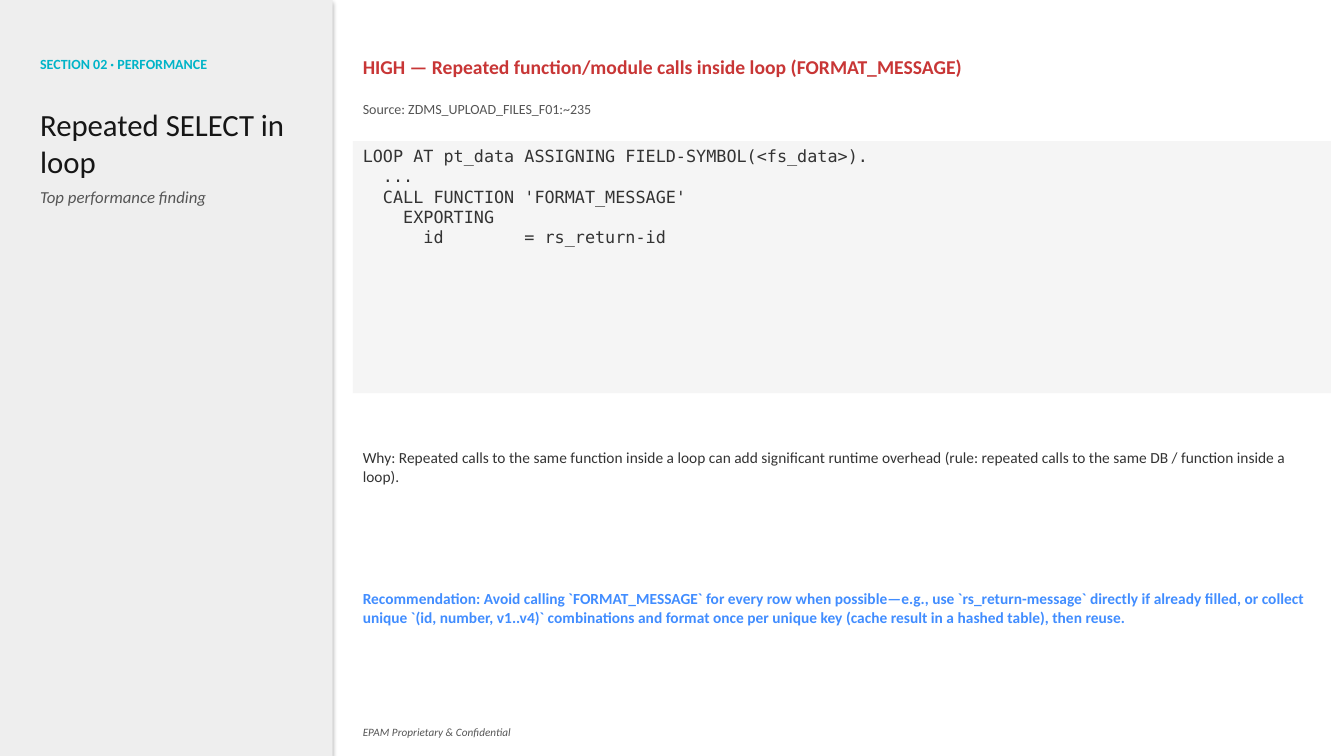
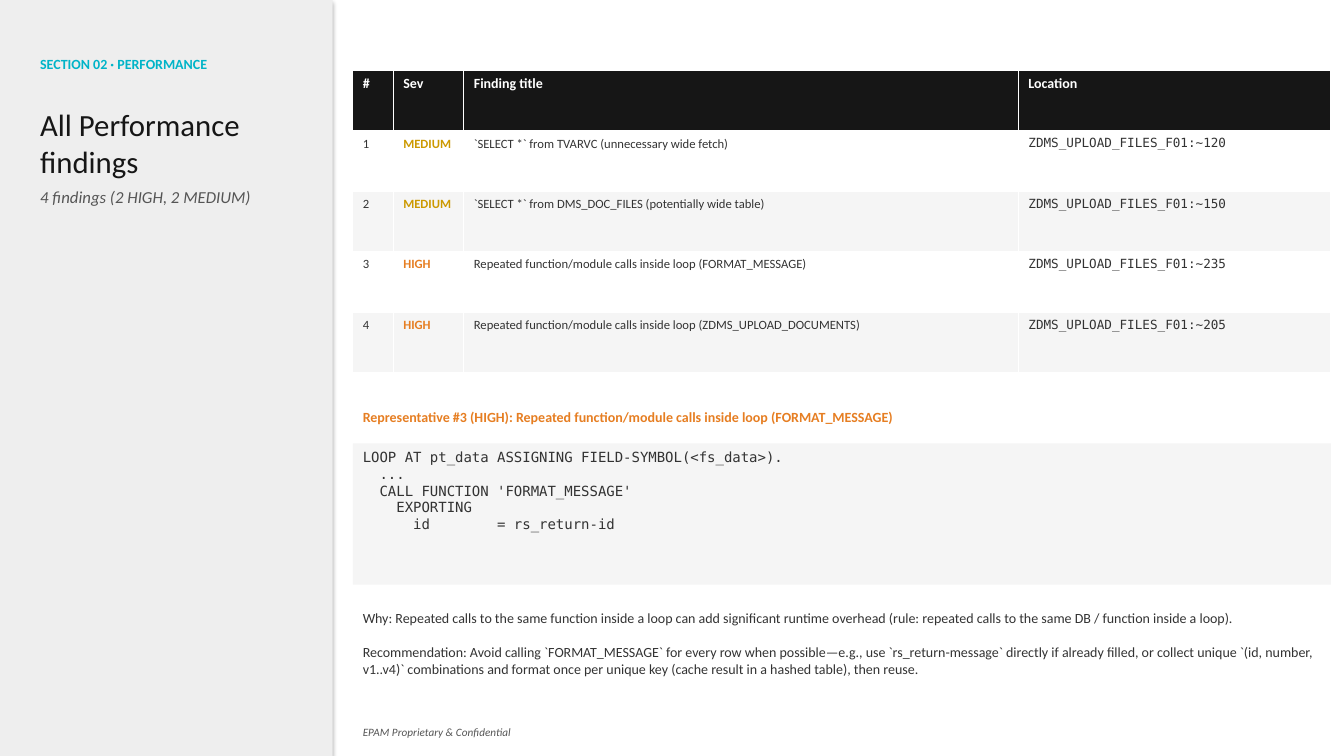
Before and after one commit to fr0ster/cloud-llm-hub, a slide deck: slide 6 of docs/tutorials/code-review/examples/ZDMS_UPLOAD_FILES/report.pptx (slide 7 before the commit). Drawn at 1344x756 pixels with LibreOffice and Linux fonts; fonts in the diff are those of the drawing. Boxes give left, top, right and bottom in pixels: in the first picture for what was removed or moved away, otherwise in the second. Text is boxed around its words. In the diff, an @@ line names an element or a change of style, - is before the commit and + after.

```diff
--- a/docs/tutorials/code-review/examples/ZDMS_UPLOAD_FILES/report.pptx
+++ b/docs/tutorials/code-review/examples/ZDMS_UPLOAD_FILES/report.pptx
@@ table added at [353,71,1331,373], 5 rows, 4 columns @@
+# | Sev | Finding title | Location
+1 | MEDIUM | `SELECT *` from TVARVC (unnecessary wide fetch) | ZDMS_UPLOAD_FILES_F01:~120
+2 | MEDIUM | `SELECT *` from DMS_DOC_FILES (potentially wide table) | ZDMS_UPLOAD_FILES_F01:~150
+3 | HIGH | Repeated function/module calls inside loop (FORMAT_MESSAGE) | ZDMS_UPLOAD_FILES_F01:~235
+4 | HIGH | Repeated function/module calls inside loop (ZDMS_UPLOAD_DOCUMENTS) | ZDMS_UPLOAD_FILES_F01:~205
@@ text at [40,114,250,206]: text changed @@
-Repeated SELECT in loop
-Top performance finding
+All Performance findings
+4 findings (2 HIGH, 2 MEDIUM)
@@ text removed at [363,105,591,116] @@
-Source: ZDMS_UPLOAD_FILES_F01:~235
@@ text at [363,412,893,425]: text changed; size 14 to 10 pt; text colour #C83636 to #E67E22 @@
-HIGH — Repeated function/module calls inside loop (FORMAT_MESSAGE)
+Representative #3 (HIGH): Repeated function/module calls inside loop (FORMAT_MESSAGE)
@@ rectangle "LOOP AT pt_data ASSIGNING FIELD-SYMBOL(<fs_data>).": place and size @@
-rectangle "LOOP AT pt_data ASSIGNING FIELD-SYMBOL(<fs_data>)." at [353,141,1331,393]
+rectangle "LOOP AT pt_data ASSIGNING FIELD-SYMBOL(<fs_data>)." at [353,444,1331,585]
@@ rectangle "LOOP AT pt_data ASSIGNING FIELD-SYMBOL(<fs_data>)." at [353,444,1331,585]: size 12 to 10 pt @@
@@ text removed at [363,452,1284,485] @@
-Why: Repeated calls to the same function inside a loop can add significant runtime overhead (rule: repeated calls to the same DB / function inside a loop).
@@ text "Why: Repeated calls to the ...": place and size @@
-text "Why: Repeated calls to the ..." at [363,593,1304,626]
+text "Why: Repeated calls to the ..." at [363,613,1312,677]
@@ text at [363,613,1233,626]: paragraph added @@
+Why: Repeated calls to the same function inside a loop can add significant runtime overhead (rule: repeated calls to the same DB / function inside a loop).
@@ text at [363,647,1312,677]: size 11 to 10 pt, text colour #418DFF to #333333, bold off in "Recommendation: Avoid calling `FORMAT_MESSAGE` for every row ..." @@
```
Also in this commit, not shown: 4 other slides changed, 2 slides added, 3 slides removed, 9 other files.
